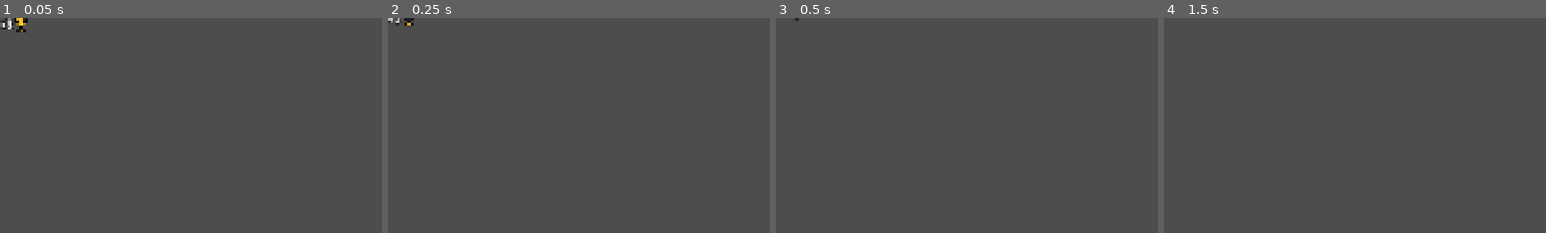
Above: before the commit, frames 1-4 (left to right).
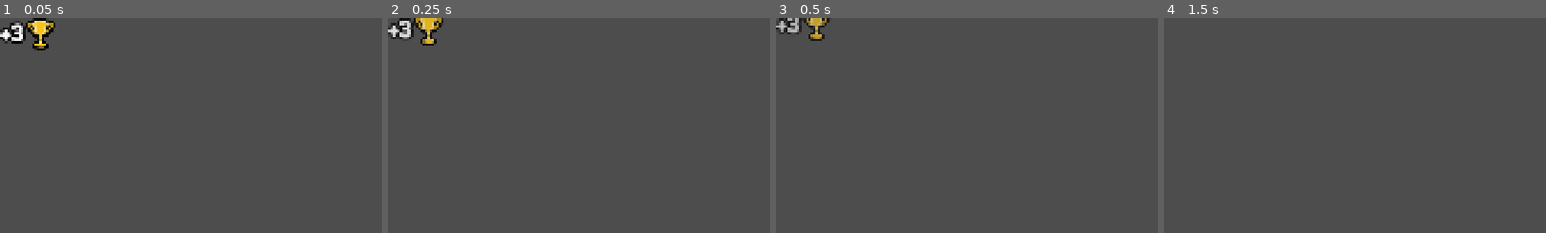
Above: after the commit, the same moments.

Repository: elliotfontaine/gmtk-2025-submission
Game: Godot game, scene res://scenes/ui/floating_points.tscn
Two runs of this game, one before a commit and one after it. Both use one fixed random seed, a clock stepped at 60 frames per second and the inputs below. This scene is started directly instead of the project's main scene. The engine's default icon, where the game draws it, is replaced by a stand-in: a white triangle on a blue panel in a dark square.
Inputs (mouse positions are % of the whole screen's width and height, from its top left):
- Up to frame 1 (0.05 s): no input
- Up to frame 2 (0.25 s): no input
- Up to frame 3 (0.5 s): no input
- Up to frame 4 (1.5 s): tap Enter at 0.5 s; move the mouse to (72, 45) at 0.52 s; hold D 0.53-1.25 s; hold Shift 0.53-1.25 s; click (72, 45) at 0.67 s; drag from (30, 55) to (45, 70) at 1.27 s
The pictures show only the part of the screen within x 0-50%, y 0-50%; the shares and areas given below are measured in that part.

The runs differ from the first frame. In frame 1, 1.4% of the frame differs, in the area x 0-15%, y 0-16%; in frame 2, 1.1%; in frame 3, 0.8%; in frame 4, nothing differs.

Commit message:
feat: show popups when scoring

Diff:
--- a/scenes/ui/floating_points.gd
+++ b/scenes/ui/floating_points.gd
@@ -1,4 +1,4 @@
-class_name FloatingPoint extends Control
+extends Control
 
 enum PointTypes {SCORE, MONEY}
 
@@ -8,7 +8,7 @@
 }
 
 @export var move_distance: float = 50.0
-@export var duration: float = 1.0
+@export var duration: float = 1.5
 @export var default_icon: Texture2D
 
 @onready var label: Label = %Label
--- a/scenes/ui/floating_points.tscn
+++ b/scenes/ui/floating_points.tscn
@@ -23,11 +23,11 @@
 layout_mode = 2
 theme_override_colors/font_color = Color(1, 1, 1, 1)
 theme_override_colors/font_outline_color = Color(0, 0, 0, 1)
-theme_override_constants/outline_size = 10
+theme_override_constants/outline_size = 20
+theme_override_font_sizes/font_size = 60
 text = "+3"
 
 [node name="Icon" type="TextureRect" parent="HBoxContainer"]
 unique_name_in_owner = true
 layout_mode = 2
 texture = ExtResource("2_304a0")
-expand_mode = 3
--- a/scenes/world.gd
+++ b/scenes/world.gd
@@ -3,6 +3,7 @@
 
 const CREATURE = preload("res://scenes/creature.tscn")
 const EMPTY_SLOT = preload("res://scenes/empty_slot.tscn")
+const FLOATING_POINT = preload("res://scenes/ui/floating_points.tscn")
 
 ##change this value to dictate the creature size you want:
 const initial_radius: float = 1.0 / 7
@@ -173,9 +174,6 @@
 		print("%s's turn" % [creature.name])
 		creature.show_arrow(true)
 
-		##do creature's actions here:
-		#await get_tree().create_timer(game_speed / 2).timeout
-		#score_current += 1
 		await get_tree().create_timer(game_speed).timeout
 		await do_action(creature)
 
@@ -224,13 +222,13 @@
 		Constants.SPECIES.GRASS:
 			if not check_neighbours_types(creature, creature.current_range, [Constants.FAMILIES.PLANT]):
 				await duplicate_creature(creature)
-				score_current += creature.species.score_reward_1
+				add_score_with_popup(creature.species.score_reward_1, creature.position)
 			else:
 				do_no_action()
 		##bunbun eats a plant then duplicates, if no plant, suicides
 		Constants.SPECIES.BUNNY:
 			if await eat_something_in_range(creature, creature.current_range, [Constants.FAMILIES.PLANT], [Constants.SIZES.SMALL]):
-				score_current += creature.species.score_reward_1
+				add_score_with_popup(creature.species.score_reward_1, creature.position)
 				await get_tree().create_timer(game_speed).timeout
 				await update_creature_positions()
 				await get_tree().create_timer(game_speed).timeout
@@ -242,7 +240,7 @@
 		##fox eats a neighbouring small animal :) yum
 		Constants.SPECIES.FOX:
 			if await eat_something_in_range(creature, creature.current_range, [Constants.FAMILIES.ANIMAL], [Constants.SIZES.SMALL]):
-				score_current += creature.species.score_reward_1
+				add_score_with_popup(creature.species.score_reward_1, creature.position)
 				await get_tree().create_timer(game_speed).timeout
 				await update_creature_positions()
 				await get_tree().create_timer(game_speed).timeout
@@ -253,7 +251,7 @@
 		## hedgehog eats a plant. and cannot be eaten! (see exception in eat method)
 		Constants.SPECIES.HEDGEHOG:
 			if await eat_something_in_range(creature, creature.current_range, [Constants.FAMILIES.PLANT], [Constants.SIZES.SMALL]):
-				score_current += creature.species.score_reward_1
+				add_score_with_popup(creature.species.score_reward_1, creature.position)
 				await update_creature_positions()
 				await get_tree().create_timer(game_speed).timeout
 			else:
@@ -281,7 +279,7 @@
 			var eaten: bool
 			for neighbour in get_neighbours_in_range(creature, creature.current_range):
 				if await attempt_to_eat_target(creature, neighbour, [Constants.FAMILIES.ANIMAL], [Constants.SIZES.SMALL]):
-					score_current += creature.species.score_reward_1
+					add_score_with_popup(creature.species.score_reward_1, creature.position)
 					eaten = true
 					await get_tree().create_timer(game_speed).timeout
 					await update_creature_positions()
@@ -290,7 +288,8 @@
 		##wolf is the basic medium generator, but may also be all-ined on to maximum its "pack" flavor bonus
 		Constants.SPECIES.WOLF:
 			if await eat_something_in_range(creature, creature.current_range, [Constants.FAMILIES.ANIMAL], [Constants.SIZES.SMALL]):
-				score_current += creature.species.score_reward_1 * (count_how_many_in_loop(Constants.SPECIES.WOLF))
+				var score_increment = creature.species.score_reward_1 * (count_how_many_in_loop(Constants.SPECIES.WOLF))
+				add_score_with_popup(score_increment, creature.position)
 				await get_tree().create_timer(game_speed).timeout
 				await update_creature_positions()
 			else:
@@ -298,15 +297,17 @@
 		##tiger is the basic large predator - eats a medium dude in 2 range
 		Constants.SPECIES.TIGER:
 			if await eat_something_in_range(creature, creature.current_range, [Constants.FAMILIES.ANIMAL], [Constants.SIZES.MEDIUM]):
-				score_current += creature.species.score_reward_1
+				add_score_with_popup(creature.species.score_reward_1, creature.position)
 				await get_tree().create_timer(game_speed).timeout
 				await update_creature_positions()
 			else:
 				do_no_action()
 		Constants.SPECIES.ANT:
-			score_current += creature.species.score_reward_1 * count_how_many_connected(creature, creature.species.id)
+			var score_increment = creature.species.score_reward_1 * count_how_many_connected(creature, creature.species.id)
+			add_score_with_popup(score_increment, creature.position)
 		Constants.SPECIES.VIPER:
-			money += creature.species.money_reward_1 * count_how_many_in_loop(Constants.SPECIES.EGG)
+			var money_increment = creature.species.money_reward_1 * count_how_many_in_loop(Constants.SPECIES.EGG)
+			add_money_with_popup(money_increment, creature.position)
 		Constants.SPECIES.OAK:
 			await create_in_a_random_space_in_range(creature, Constants.SPECIES.ACORN, creature.species.default_range)
 		Constants.SPECIES.SQUIRREL:
@@ -317,6 +318,7 @@
 					furthest_small_plant_in_range = neighbour
 			if furthest_small_plant_in_range:
 				pull_to_creature(creature, furthest_small_plant_in_range)
+				add_money_with_popup(creature.species.money_reward_1, creature.position)
 
 		##if creature doesn't do anything: skip right away instead of extra wait time
 		_:
@@ -354,9 +356,9 @@
 			##when eaten, egg gives extra yum!:
 			match creature.species.id:
 				Constants.SPECIES.EGG:
-					score_current += creature.species.score_reward_1
+					add_score_with_popup(creature.species.score_reward_1, creature.position)
 				Constants.SPECIES.BERRY:
-					score_current += creature.species.score_reward_1
+					add_score_with_popup(creature.species.score_reward_1, creature.position)
 
 	remove(to_be_eaten)
 	await get_tree().create_timer(game_speed / 2).timeout
@@ -370,7 +372,7 @@
 			Constants.SPECIES.ANT:
 				await duplicate_creature(creature)
 			Constants.SPECIES.CROW:
-				score_current += creature.species.score_reward_1
+				add_score_with_popup(creature.species.score_reward_1, creature.position)
 				await get_tree().create_timer(game_speed / 2).timeout
 
 ##whenever a creature duplicates, trigger _on_duplicate effects
@@ -379,7 +381,7 @@
 		match creature.species.id:
 			##Badger scores on duplicate
 			Constants.SPECIES.BADGER:
-				score_current += creature.species.score_reward_1
+				add_score_with_popup(creature.species.score_reward_1, creature.position)
 
 ##called on loop start for start of loop effects
 func do_on_loop_start_actions() -> void:
@@ -403,8 +405,7 @@
 				##known issue: the mole may pick its own position, but eh whatever I don't wanna risk new bugs
 				await move_to(creature, randi() % creatures.size())
 				await get_tree().create_timer(game_speed).timeout
-				money += creature.species.money_reward_1
-
+				add_money_with_popup(creature.species.money_reward_1, creature.position)
 
 ##called on loop end for end of loop effects
 func do_on_loop_end_actions() -> void:
@@ -417,7 +418,7 @@
 			Constants.SPECIES.BERRY:
 				remove_queue.append(creature)
 			Constants.SPECIES.ACORN:
-				score_current += creature.species.score_reward_1
+				add_score_with_popup(creature.species.score_reward_1, creature.position)
 				remove_queue.append(creature)
 				await get_tree().create_timer(game_speed / 4).timeout
 
@@ -702,6 +703,20 @@
 func update_score_display() -> void:
 	score_bar_container.score_current = score_current
 
+func add_score_with_popup(increment: int, start_position: Vector2) -> void:
+	score_current += increment
+	var popup = FLOATING_POINT.instantiate()
+	add_child(popup)
+	popup.position = start_position
+	popup.set_points(increment, popup.PointTypes.SCORE)
+
+func add_money_with_popup(increment: int, start_position: Vector2) -> void:
+	money += increment
+	var popup = FLOATING_POINT.instantiate()
+	add_child(popup)
+	popup.position = start_position
+	popup.set_points(increment, popup.PointTypes.MONEY)
+
 #endregion
 
 #region creature_card manager
